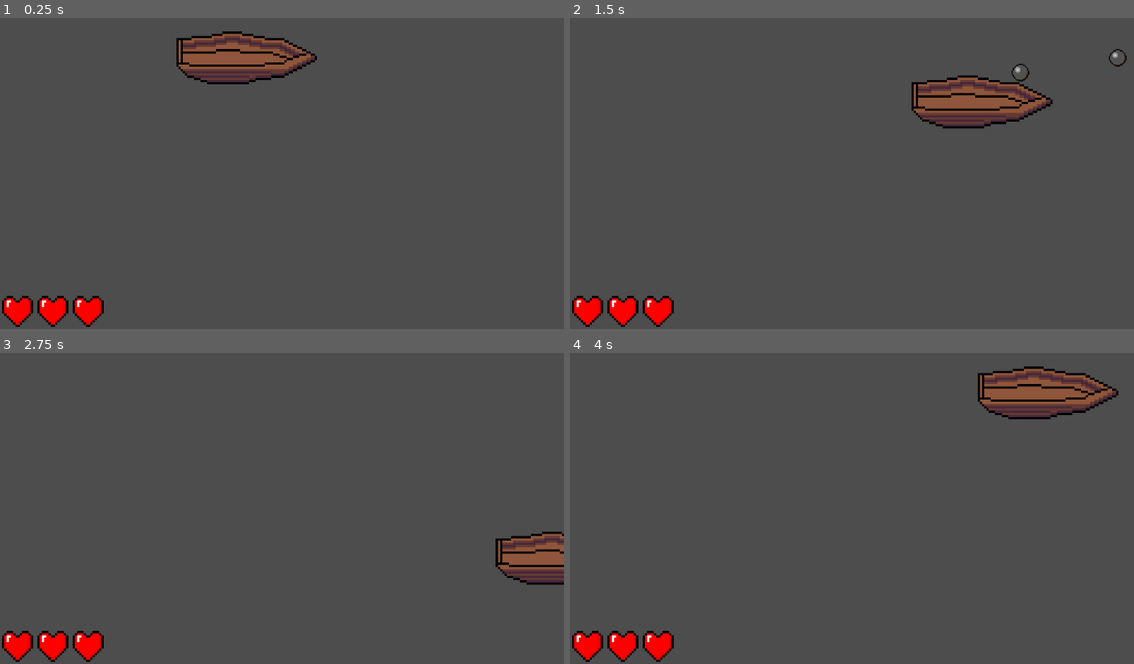
Above: before the commit, frames 1-4 (two rows, left to right).
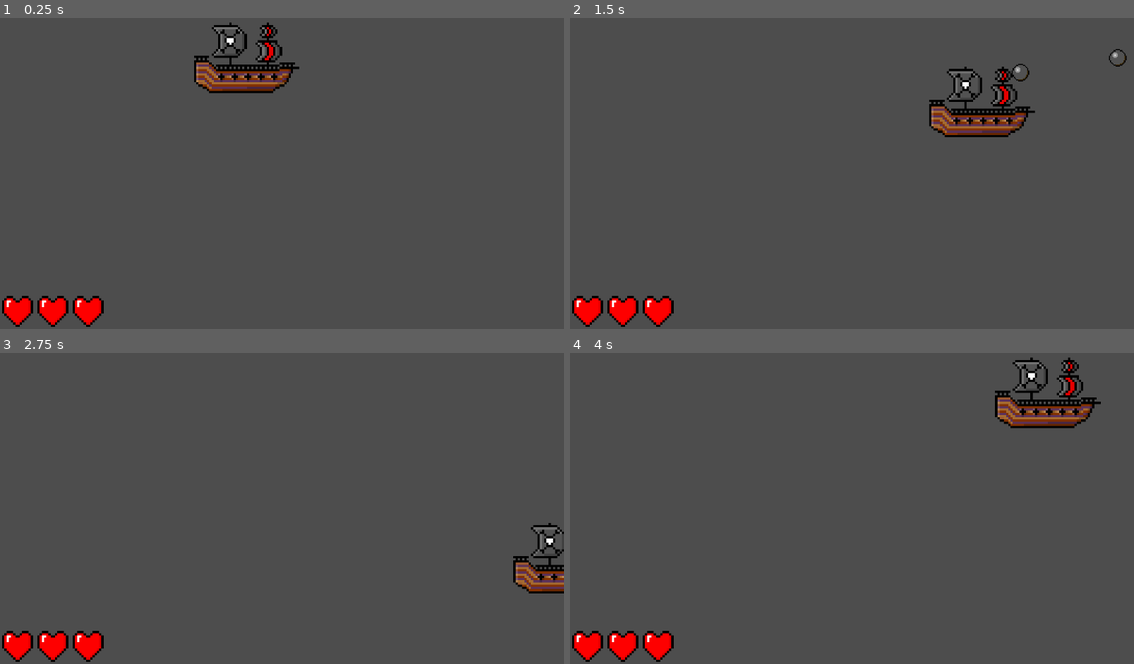
Above: after the commit, the same moments.

Repository: OwlWorksInnovations/30-day-challenge
Game: Godot game, scene res://Scenes/world_one.tscn
The game is run twice, just before and just after one commit, with the same random seed, the same clock (stepped at 60 frames per second) and the same inputs.
Inputs:
- Up to frame 1 (0.25 s): no input
- Up to frame 2 (1.5 s): tap Enter at 0.5 s; hold D (right) 0.53-1.28 s; tap Space (shoot) at 0.6, 1.35 s; hold S (down) from 1.28 s (still down)
- Up to frame 3 (2.75 s): release S (down) at 2.03 s; hold D (right) from 2.03 s (still down); tap Space (shoot) at 2.1 s
- Up to frame 4 (4 s): release D (right) at 2.78 s; hold W (up) 2.78-3.53 s; tap Space (shoot) at 2.85, 3.6 s; hold A (left) from 3.53 s (still down)

The runs differ from the first frame. In frame 1, 3.7% of the frame differs, in the area x 31-57%, y 1-25%; in frame 2, 3.7%, in the area x 60-86%, y 15-39%; in frame 3, 2.0%; in frame 4, 3.7%.

Commit message:
Replaced boat with pirate ship

Diff:
--- a/Scenes/player.tscn
+++ b/Scenes/player.tscn
@@ -5,7 +5,7 @@
 
 [sub_resource type="AtlasTexture" id="AtlasTexture_cvnsp"]
 atlas = ExtResource("1_v0iea")
-region = Rect2(0, 0, 64, 32)
+region = Rect2(0, 0, 48, 32)
 
 [sub_resource type="SpriteFrames" id="SpriteFrames_cvnsp"]
 animations = [{
Binary file changed: Assets/boat.aseprite
Binary file changed: Assets/boat.png
Binary file added: Assets/boat_old.aseprite
Binary file added: Assets/boat_old.png
Not shown, added: Assets/boat_old.png.import
